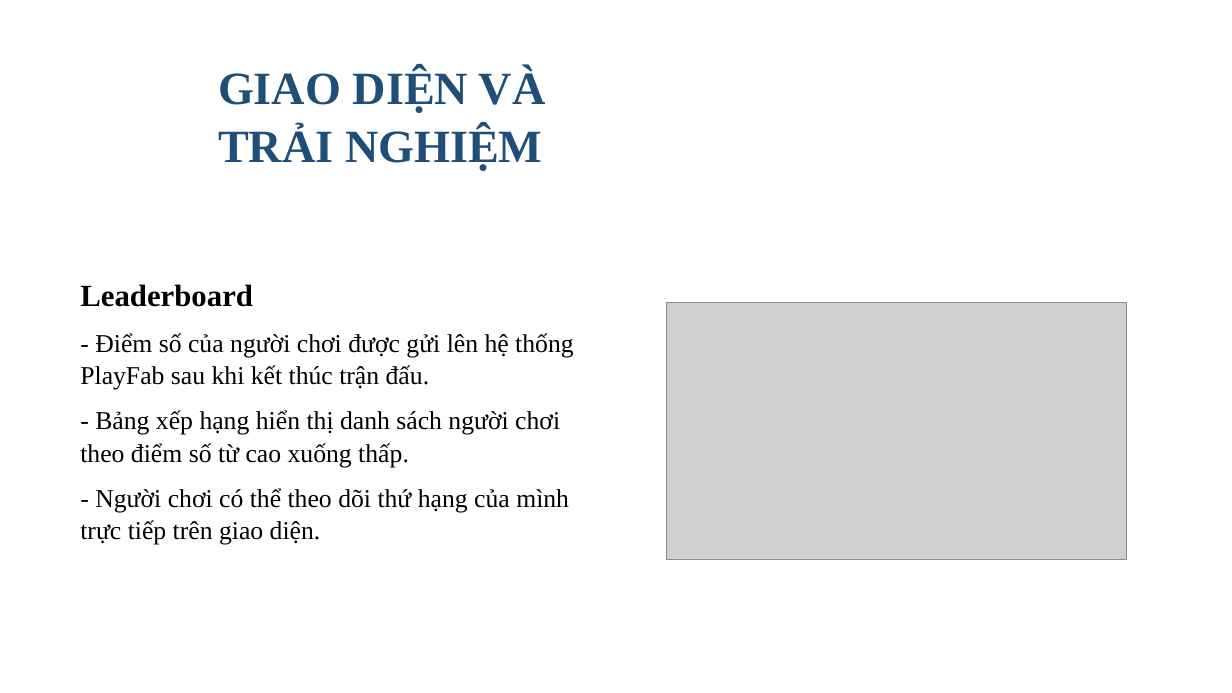
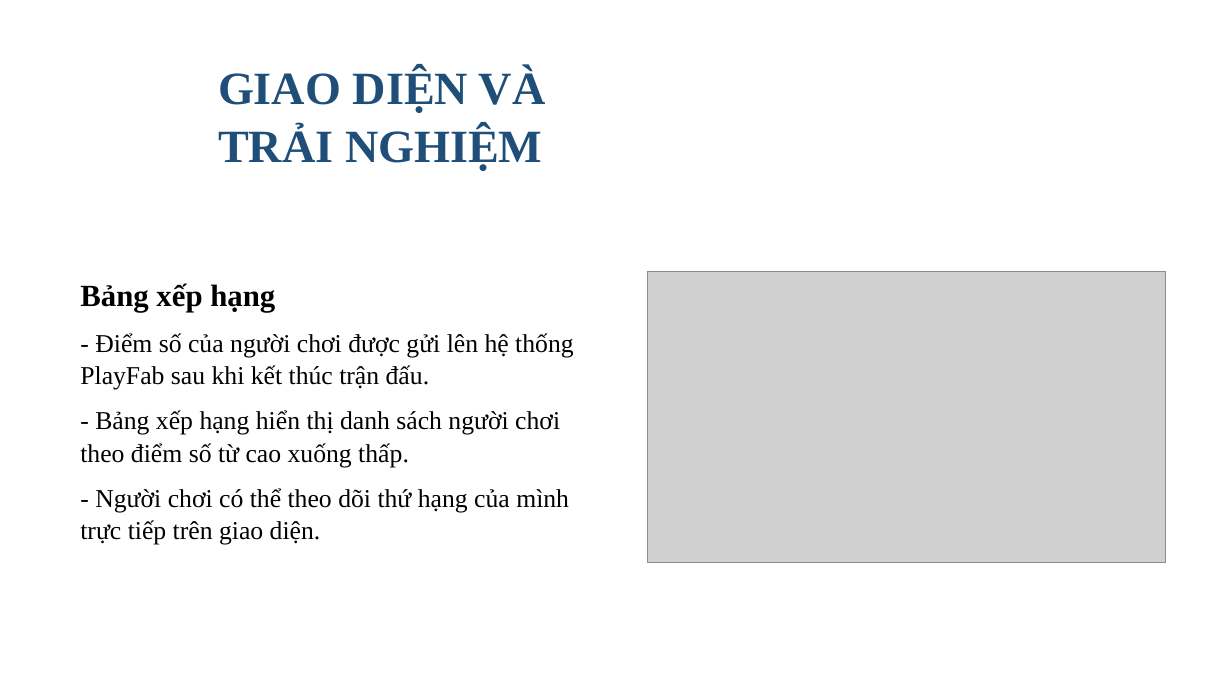
Before and after one commit to yuiai03/Roguelike_Project, a slide deck: slide 17 of output/ppt/ThaiVanHao-2121051075-DATHKT-fixed.pptx (slide 15 before the commit). Drawn at 1232x693 pixels with LibreOffice and Linux fonts; fonts in the diff are those of the drawing; grey boxes stand for pictures; background and template pictures are left out. Boxes give left, top, right and bottom in pixels: in the first picture for what was removed or moved away, otherwise in the second. Text is boxed around its words. In the diff, an @@ line names an element or a change of style, - is before the commit and + after.

```diff
--- a/output/ppt/ThaiVanHao-2121051075-DATHKT-fixed.pptx
+++ b/output/ppt/ThaiVanHao-2121051075-DATHKT-fixed.pptx
@@ text at box(80, 283, 275, 312): text changed @@
-Leaderboard
+Bảng xếp hạng
@@ picture: place and size @@
-picture at box(666, 302, 1127, 559)
+picture at box(648, 272, 1165, 563)
```
Also in this commit, not shown: 15 other slides changed, 2 slides added, 19 other files.
